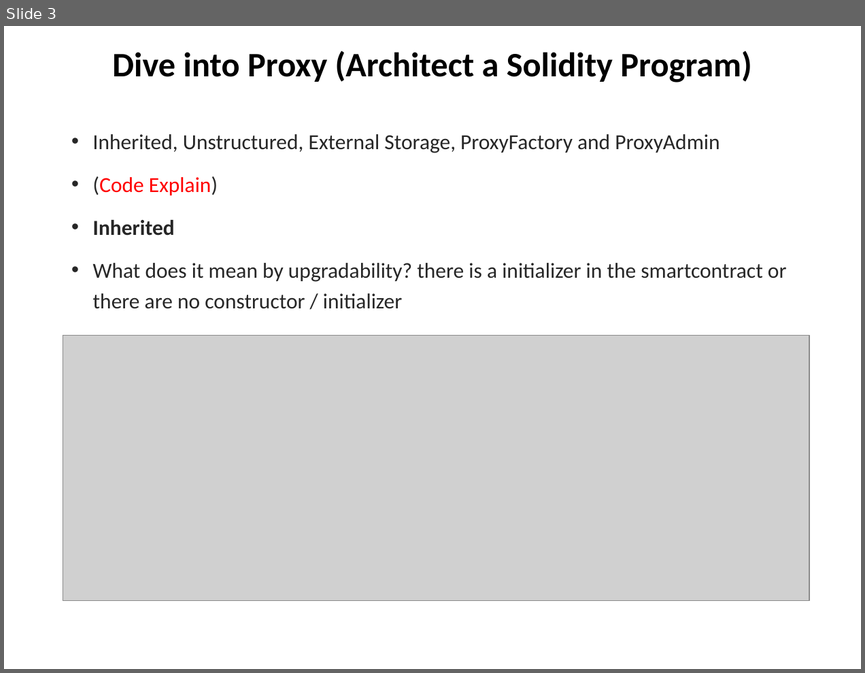
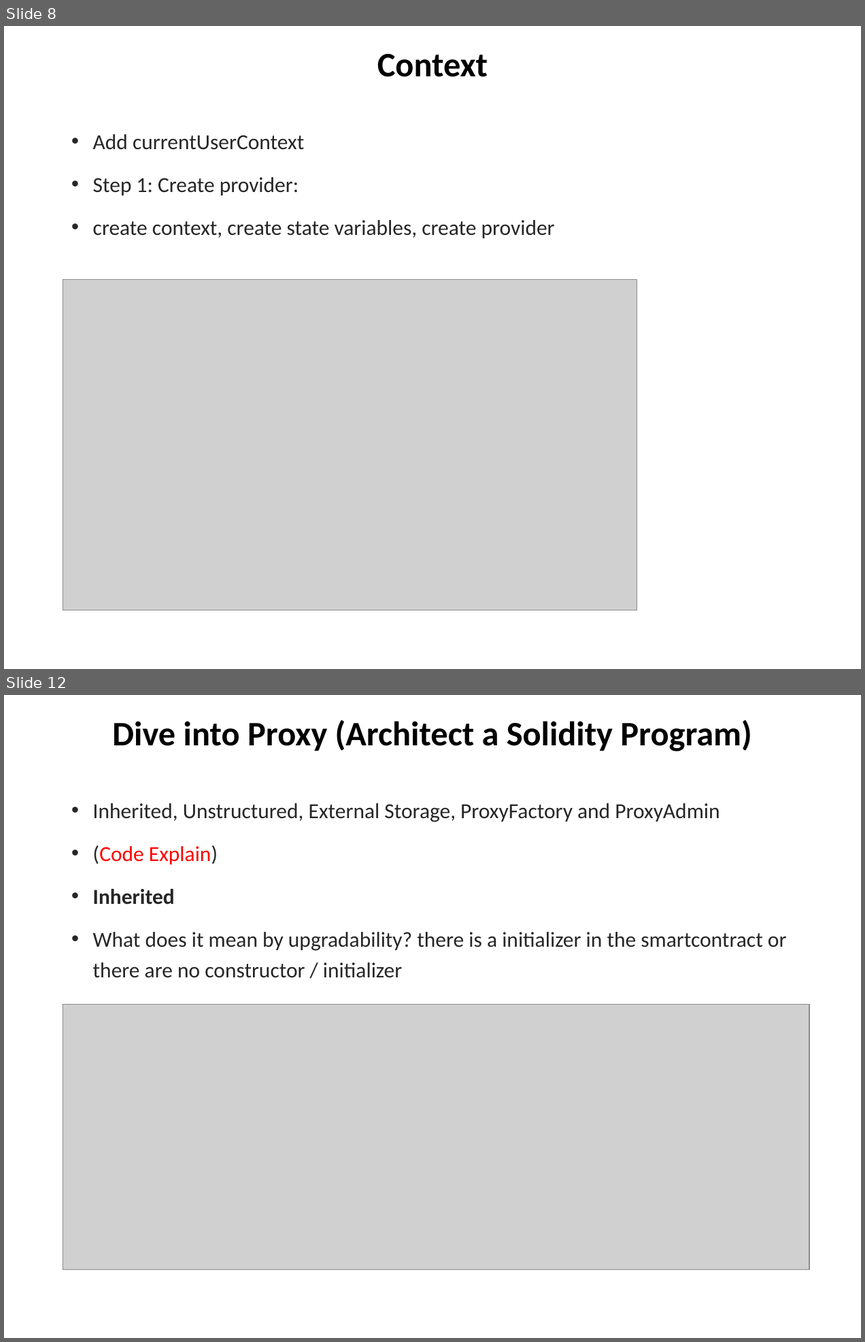
Before and after one commit to chuacw/SGUS-Slides, a slide deck: BCI - Day13 - Reactjs 2 Web3.pptx. Shown one above the other, each under a label of ours: slide 3 before the commit, slides 8 and 12 after it; the slides between them are not shown. The pictures are 865x673 and 865x1342 pixels, drawn with LibreOffice and Linux fonts; fonts in the diff are those of the drawing; grey boxes stand for pictures. Boxes give left, top, right and bottom in pixels: in the first picture for what was removed or moved away, otherwise in the second. Text is boxed around its words. In the diff, an @@ line names an element or a change of style, - is before the commit and + after.

```diff
--- a/BCI - Day13 - Reactjs 2 Web3.pptx
+++ b/BCI - Day13 - Reactjs 2 Web3.pptx
@@ slide 8 added at [4, 26, 861, 669], background #FFFFFF @@
@@ title added at [377, 54, 487, 77], 28.8 pt, text #000000, bold @@
+Context
@@ text added at [93, 134, 555, 238], 18 pt, text #262626 @@
+• Add currentUserContext
+• Step 1: Create provider:
+• create context, create state variables, create provider
@@ picture added at [63, 280, 637, 609] @@
@@ what was slide 3 is now slide 12 @@
```
Also in this commit, not shown: 1 slide changed, 9 other slides added, 2 other files.
